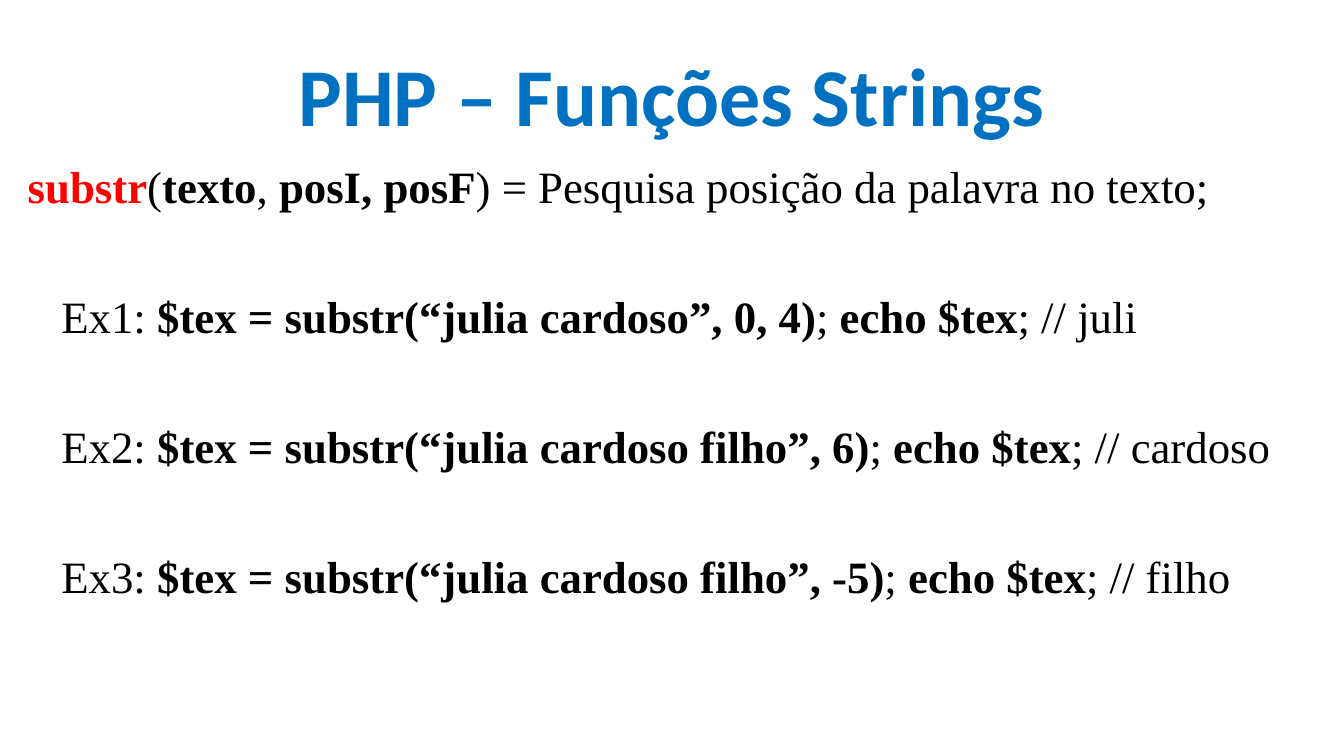
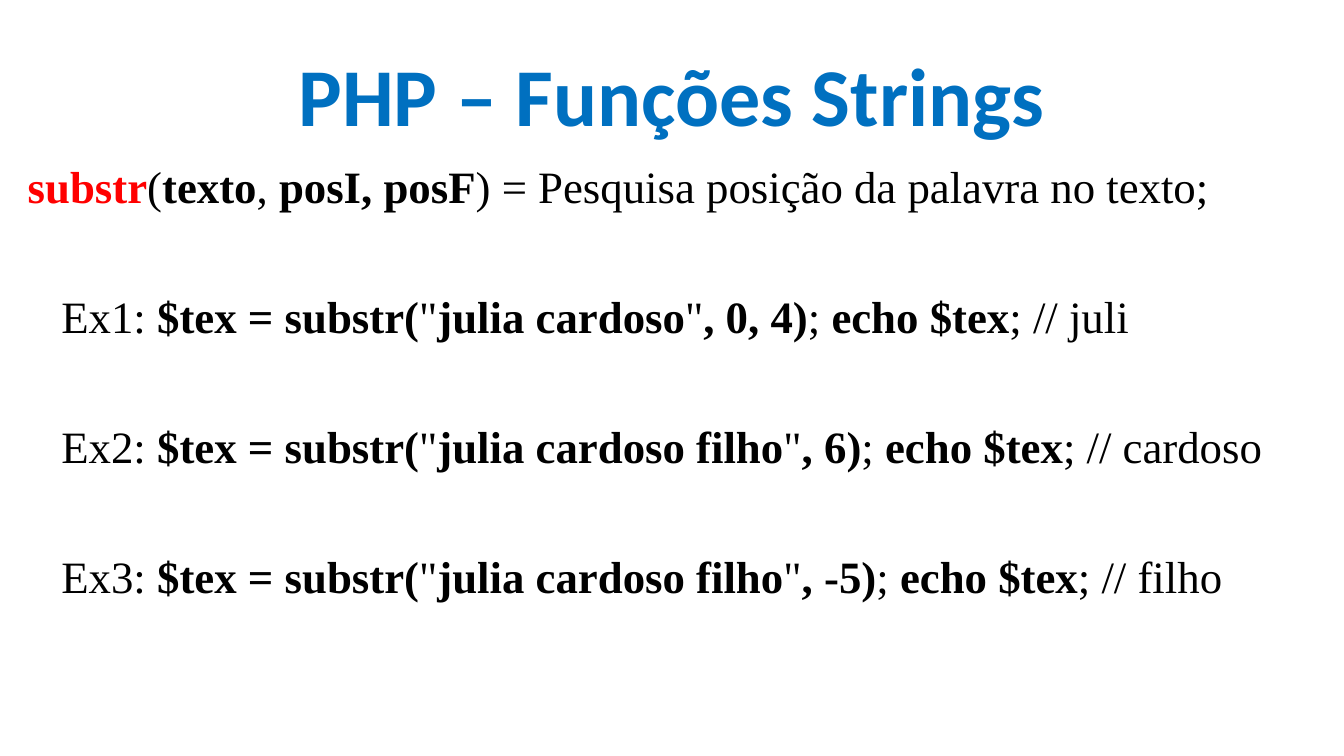
Before and after one commit to CloudEducationBrazil/WydenDesenvolvimentoWebPHP, a slide deck: slide 40 of 01 Classes/Aula 12 e 13 Desenvolvimento Web PHP - PHP.pptx. Drawn at 1344x756 pixels with LibreOffice and Linux fonts; fonts in the diff are those of the drawing; background and template pictures are left out. Boxes give left, top, right and bottom in pixels: in the first picture for what was removed or moved away, otherwise in the second. Text is boxed around its words. In the diff, an @@ line names an element or a change of style, - is before the commit and + after.

```diff
--- a/01 Classes/Aula 12 e 13 Desenvolvimento Web PHP - PHP.pptx
+++ b/01 Classes/Aula 12 e 13 Desenvolvimento Web PHP - PHP.pptx
@@ text at (61,300,1262,603): text changed @@
-Ex1: $tex = substr(“julia cardoso”, 0, 4); echo $tex; // juli
-Ex2: $tex = substr(“julia cardoso filho”, 6); echo $tex; // cardoso
-Ex3: $tex = substr(“julia cardoso filho”, -5); echo $tex; // filho
+Ex1: $tex = substr("julia cardoso", 0, 4); echo $tex; // juli
+Ex2: $tex = substr("julia cardoso filho", 6); echo $tex; // cardoso
+Ex3: $tex = substr("julia cardoso filho", -5); echo $tex; // filho
```
Also in this commit, not shown: 36 other slides changed, 1 other file.
